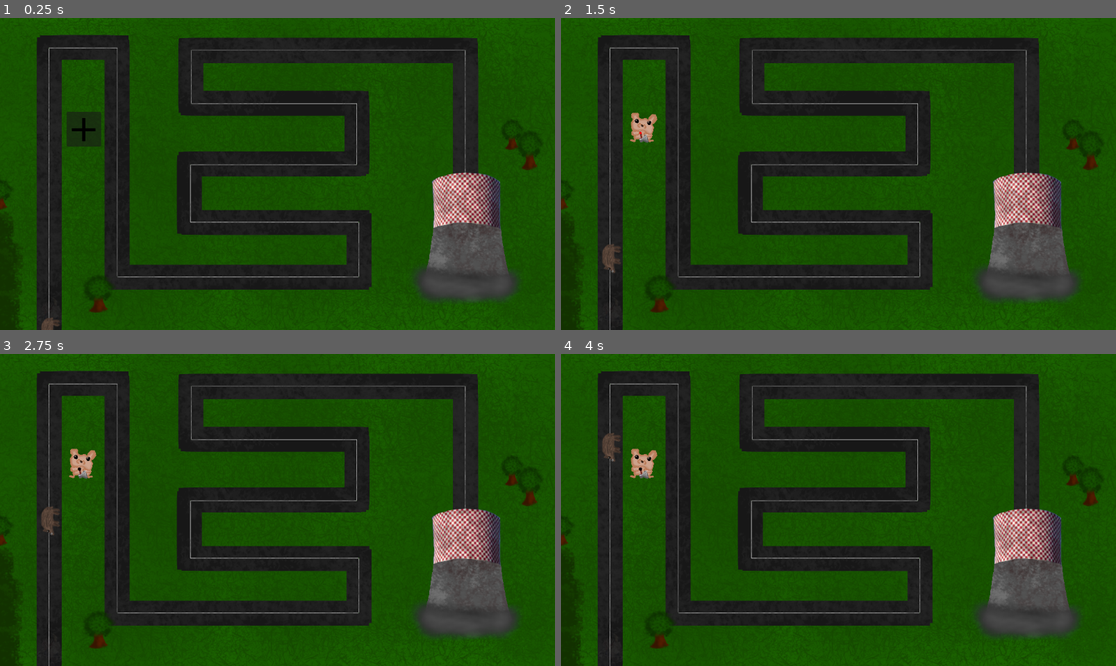
Above: before the commit, frames 1-4 (two rows, left to right).
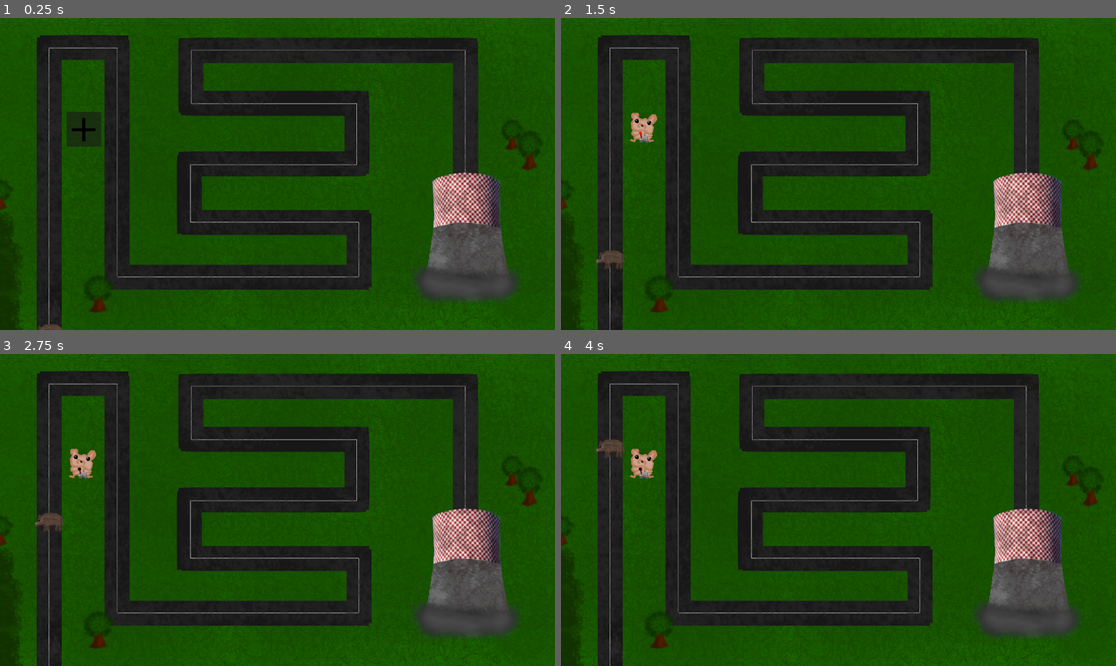
Above: after the commit, the same moments.

Repository: niejajestem/hackathon_ckziu
Game: Godot game, scene res://scenes/map.tscn
The game is run twice, just before and just after one commit, with the same random seed, the same clock (stepped at 60 frames per second) and the same inputs.
Inputs (mouse positions are in pixels of both pictures, inside the frame that each line leads up to):
- Up to frame 1 (0.25 s): no input
- Up to frame 2 (1.5 s): click (644, 130) at 0.5 s; click (644, 161) at 1.25 s
- Up to frame 3 (2.75 s): no input
- Up to frame 4 (4 s): no input

The runs differ from the first frame. In frame 1, less than 0.1% of the frame differs, in the area x 6-12%, y 95-100%; in frame 2, 0.2%, in the area x 6-12%, y 72-82%; in frame 3, 0.2%; in frame 4, 0.2%.

Commit message:
quiting and sth

Diff:
--- a/new-game-project/project.godot
+++ b/new-game-project/project.godot
@@ -14,3 +14,11 @@
 run/main_scene="uid://kg2stjr66a2v"
 config/features=PackedStringArray("4.4", "Forward Plus")
 config/icon="res://icon.svg"
+
+[input]
+
+quit={
+"deadzone": 0.2,
+"events": [Object(InputEventKey,"resource_local_to_scene":false,"resource_name":"","device":0,"window_id":0,"alt_pressed":false,"shift_pressed":false,"ctrl_pressed":false,"meta_pressed":false,"pressed":false,"keycode":0,"physical_keycode":88,"key_label":0,"unicode":0,"location":0,"echo":false,"script":null)
+]
+}
--- /dev/null
+++ b/new-game-project/scenes/map.gd
@@ -0,0 +1,5 @@
+extends Node2D
+
+func _process(delta: float) -> void:
+	if Input.is_action_pressed("quit"):
+		get_tree().quit()
--- a/new-game-project/scenes/map.tscn
+++ b/new-game-project/scenes/map.tscn
@@ -1,6 +1,7 @@
-[gd_scene load_steps=8 format=3 uid="uid://kg2stjr66a2v"]
+[gd_scene load_steps=9 format=3 uid="uid://kg2stjr66a2v"]
 
 [ext_resource type="Texture2D" uid="uid://cifch1tv33gau" path="res://sprites/map.png" id="1_c7s6e"]
+[ext_resource type="Script" uid="uid://cxgewyq0q44jb" path="res://scenes/map.gd" id="1_nakos"]
 [ext_resource type="PackedScene" uid="uid://xloejy4xkwdr" path="res://scenes/towerPlace.tscn" id="2_wijl4"]
 [ext_resource type="Texture2D" uid="uid://uae5gtorasql" path="res://sprites/drzewo.png" id="3_e0an3"]
 [ext_resource type="Texture2D" uid="uid://k0w4x7f6eps6" path="res://sprites/luzny.jpg" id="4_p5pve"]
@@ -14,6 +15,7 @@
 point_count = 14
 
 [node name="Map" type="Node2D"]
+script = ExtResource("1_nakos")
 
 [node name="Map" type="Sprite2D" parent="."]
 texture = ExtResource("1_c7s6e")
@@ -79,6 +81,5 @@
 
 [node name="Node2D" parent="Path2D" instance=ExtResource("6_2lpho")]
 position = Vector2(102, 683)
-rotation = -1.5708
 rotates = false
 loop = false
Not shown, added: new-game-project/scenes/map.gd.uid
